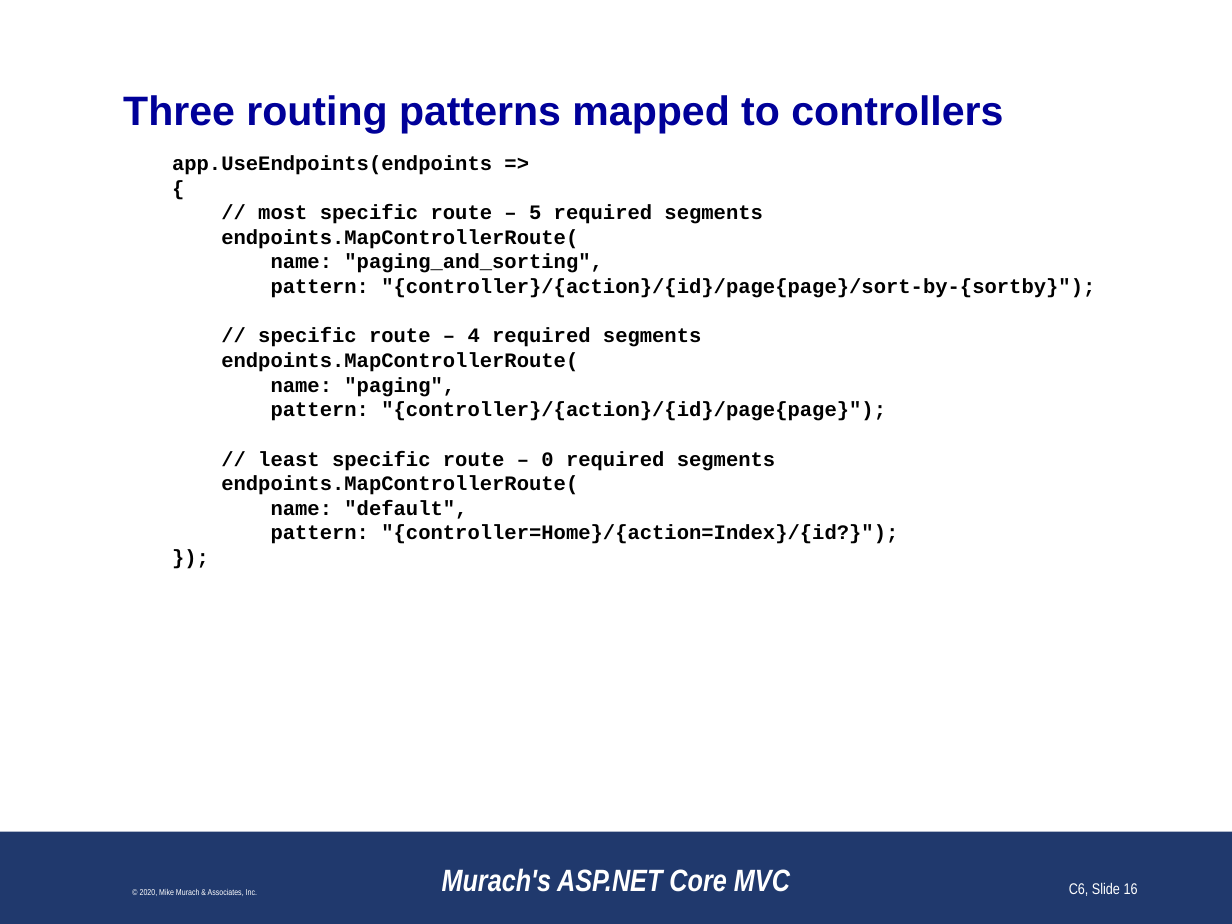
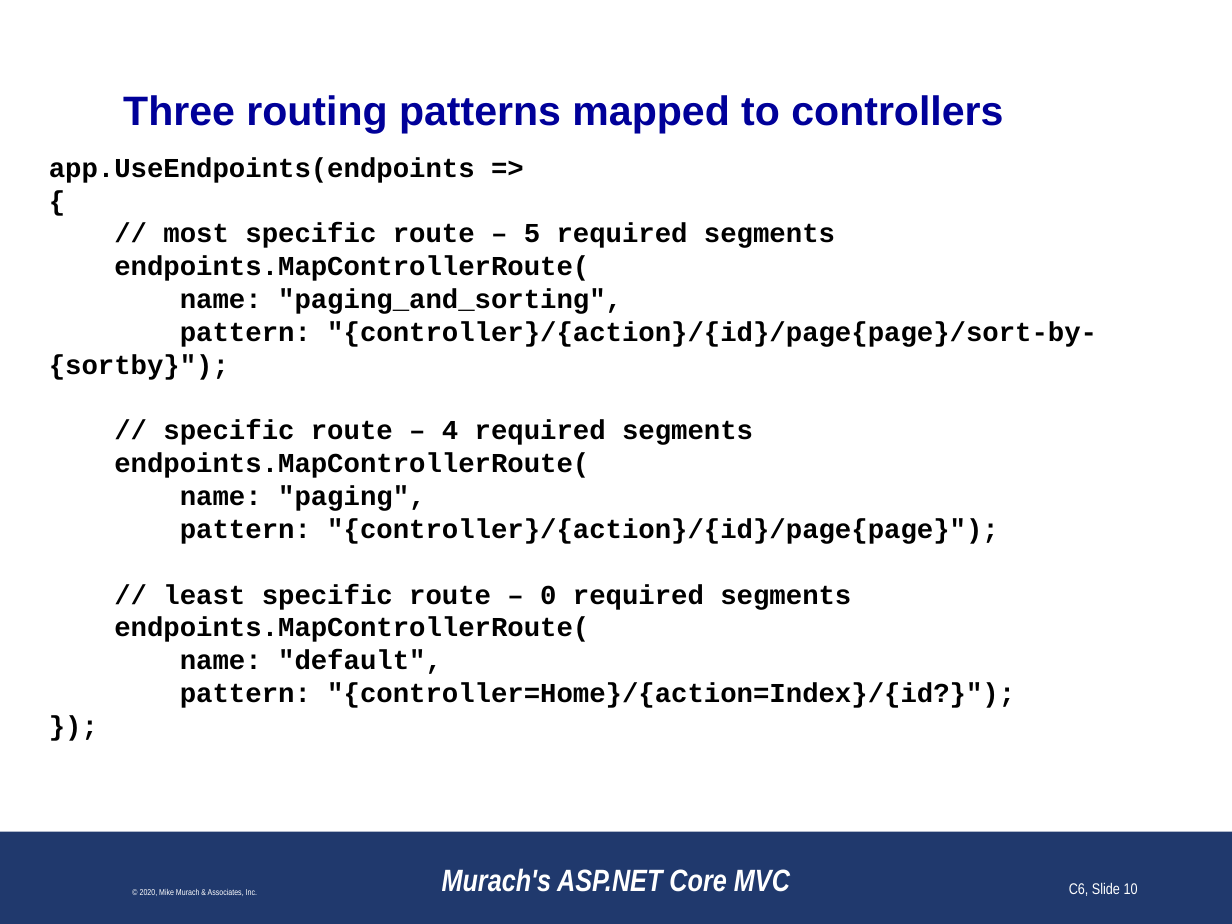
Before and after one commit to jin-co/web-cSharp, a slide deck: slide 10 of CheatSheetCSharp/CheatSheetCSharp/wwwroot/references/routing.pptx (slide 16 before the commit). Drawn at 1232x924 pixels with LibreOffice and Linux fonts; fonts in the diff are those of the drawing; background and template pictures are left out. Boxes give left, top, right and bottom in pixels: in the first picture for what was removed or moved away, otherwise in the second. Text is boxed around its words. In the diff, an @@ line names an element or a change of style, - is before the commit and + after.

```diff
--- a/CheatSheetCSharp/CheatSheetCSharp/wwwroot/references/routing.pptx
+++ b/CheatSheetCSharp/CheatSheetCSharp/wwwroot/references/routing.pptx
@@ text "app.UseEndpoints(endpoints =>": place and size @@
-text "app.UseEndpoints(endpoints =>" at (172, 155, 1095, 544)
+text "app.UseEndpoints(endpoints =>" at (49, 157, 1097, 708)
@@ text "app.UseEndpoints(endpoints =>" at (49, 157, 1097, 708): size 12 to 16 pt @@
@@ page number at (1069, 883, 1138, 896): text changed @@
-C6, Slide 16
+C6, Slide 10
```
Also in this commit, not shown: 10 slides removed, 3 other files.
